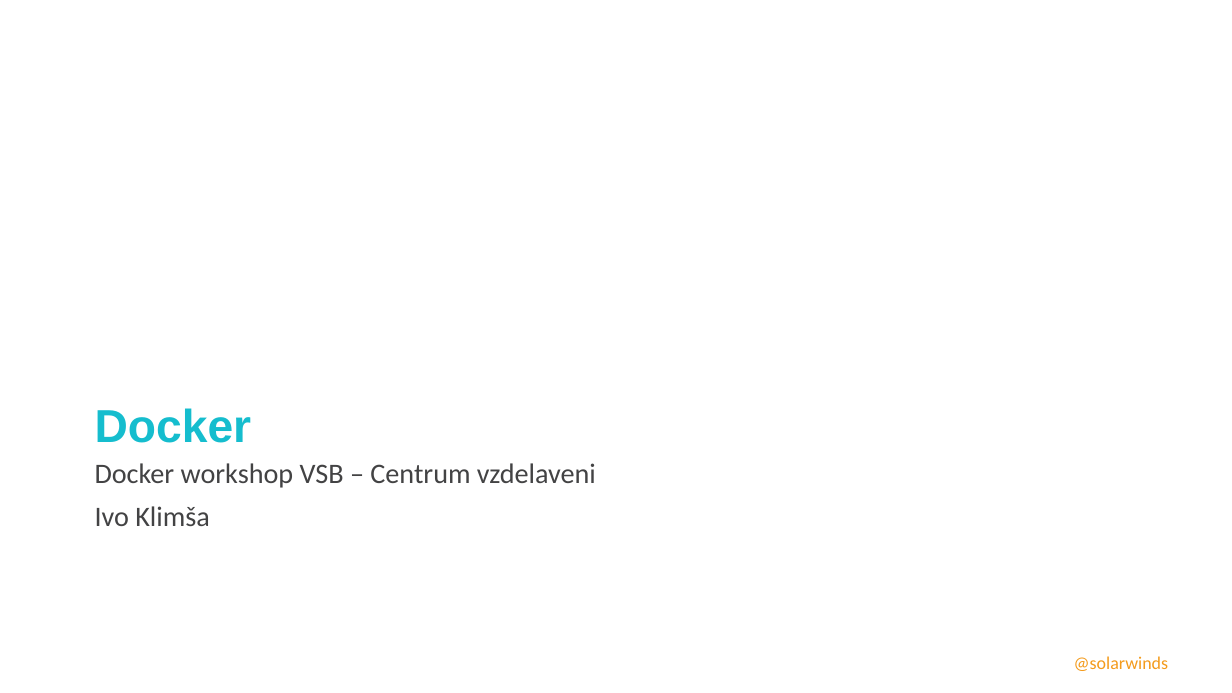
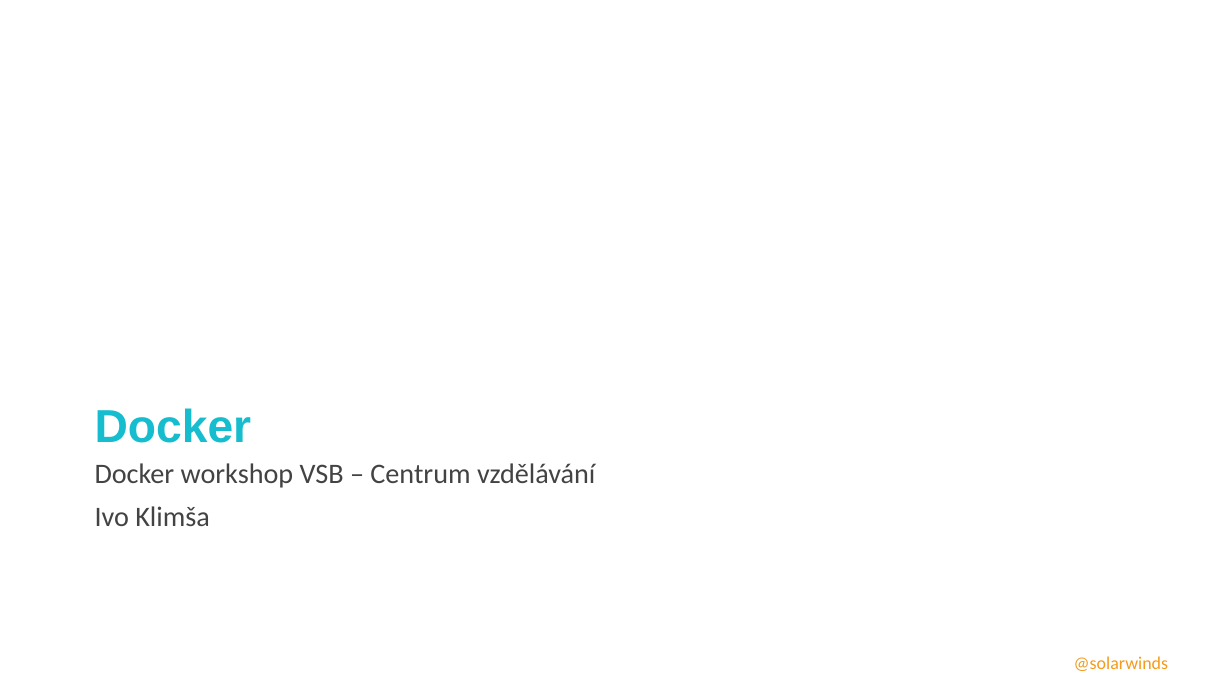
Before and after one commit to ivoklimsa/DockerVSB, a slide deck: slide 1 of ppt/DockerWorkshopVSB.pptx. Drawn at 1232x693 pixels with LibreOffice and Linux fonts; fonts in the diff are those of the drawing; background and template pictures are left out. Boxes give left, top, right and bottom in pixels: in the first picture for what was removed or moved away, otherwise in the second. Text is boxed around its words. In the diff, an @@ line names an element or a change of style, - is before the commit and + after.

```diff
--- a/ppt/DockerWorkshopVSB.pptx
+++ b/ppt/DockerWorkshopVSB.pptx
@@ text at (x1=95, y1=463, x2=595, y2=488): text changed @@
-Docker workshop VSB – Centrum vzdelaveni
+Docker workshop VSB – Centrum vzdělávání
```
Also in this commit, not shown: 14 other slides changed.
